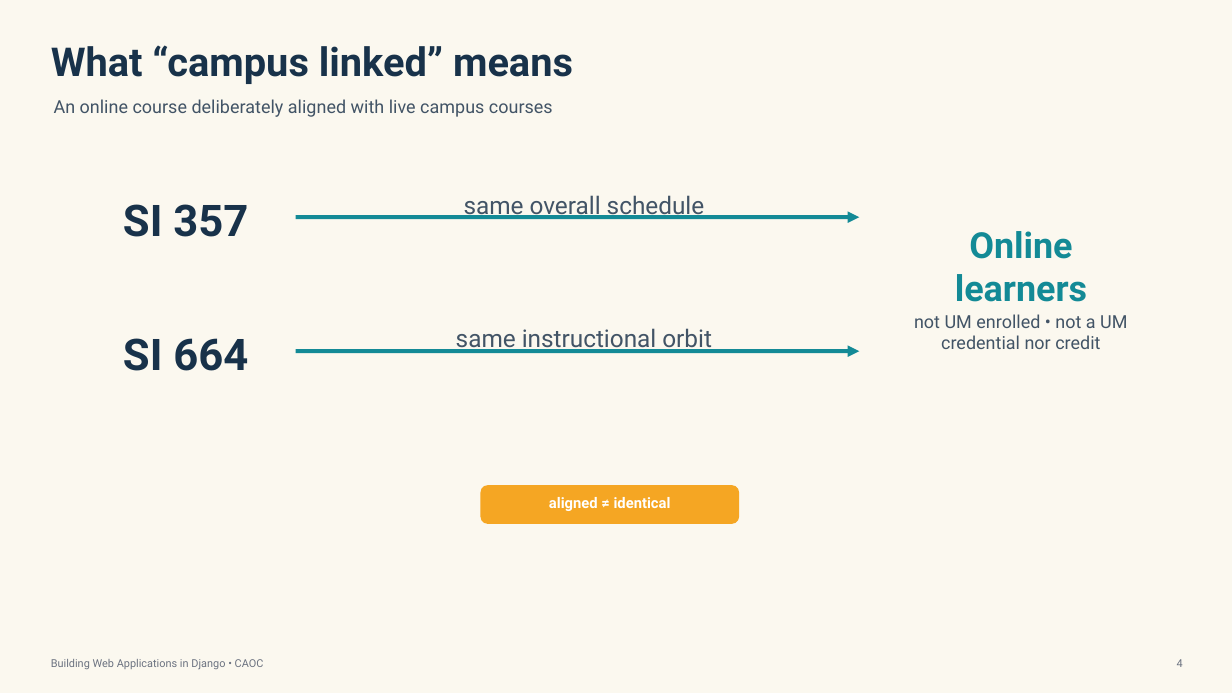
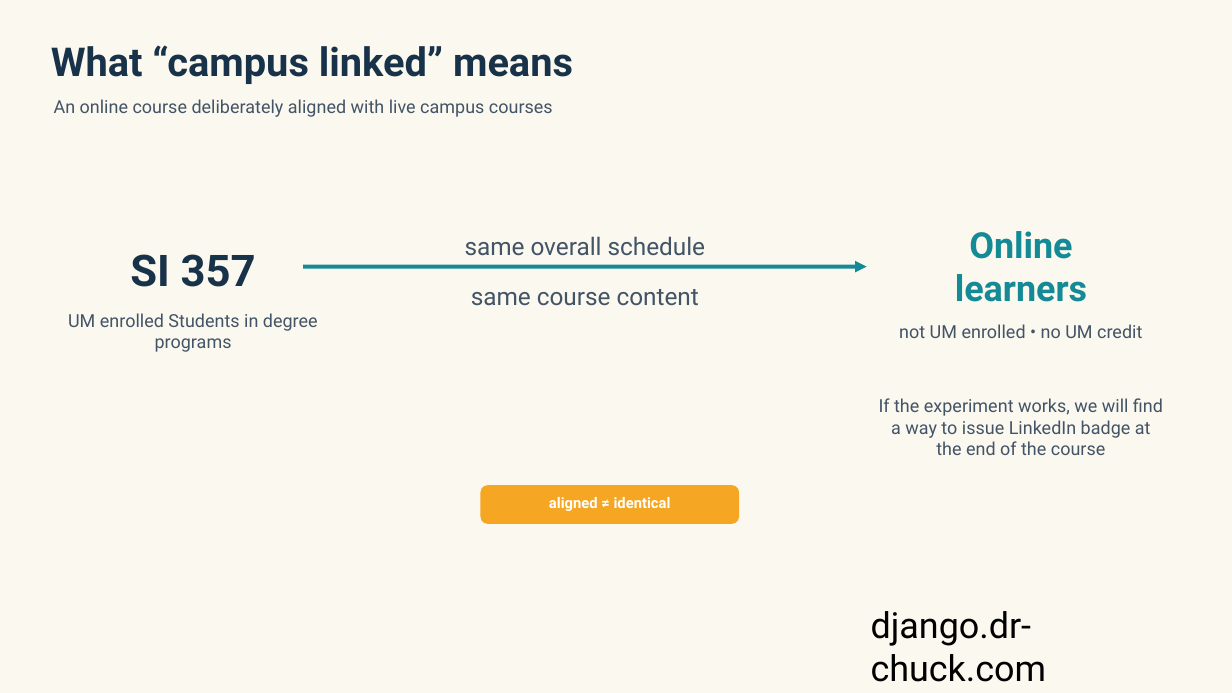
Before and after one commit to csev/dj4e, a slide deck: slide 6 of ali/Building_Web_Applications_Django_CLOC_Open_Course.pptx (slide 7 before the commit). Drawn at 1232x693 pixels with LibreOffice and Linux fonts; fonts in the diff are those of the drawing. Boxes give left, top, right and bottom in pixels: in the first picture for what was removed or moved away, otherwise in the second. Text is boxed around its words. In the diff, an @@ line names an element or a change of style, - is before the commit and + after.

```diff
--- a/ali/Building_Web_Applications_Django_CLOC_Open_Course.pptx
+++ b/ali/Building_Web_Applications_Django_CLOC_Open_Course.pptx
@@ text "same overall schedule" rewrapped from [464,195,705,219] to [465,236,706,255] @@
@@ text "SI 357": place and size @@
-text "SI 357" at [123,204,248,237]
+text "SI 357" at [130,254,256,287]
@@ arrow moved from (296, 217) - (860, 217) to (303, 267) - (867, 267) @@
@@ text at [471,289,699,306]: text changed @@
-same instructional orbit
+same course content
@@ text added at [68,313,318,352], 14 pt, text #425466 @@
+UM enrolled Students in degree programs
@@ text at [899,324,1142,338]: text changed @@
-not UM enrolled • not a UM credential nor credit
+not UM enrolled • no UM credit
@@ text removed at [123,338,248,371] @@
-SI 664
@@ arrow removed from (296, 351) to (860, 351) @@
@@ text added at [879,398,1163,455], 14 pt, text #425466 @@
+If the experiment works, we will find a way to issue LinkedIn badge at the end of the course
@@ text added at [871,611,1046,682], 28 pt, text #000000 @@
+django.dr-chuck.com
@@ text removed at [51,659,264,669] @@
-Building Web Applications in Django • CAOC
@@ text removed at [1177,659,1183,667] @@
-4
```
Also in this commit, not shown: 9 other slides changed, 1 slide added, 2 slides removed, 2 other files.
